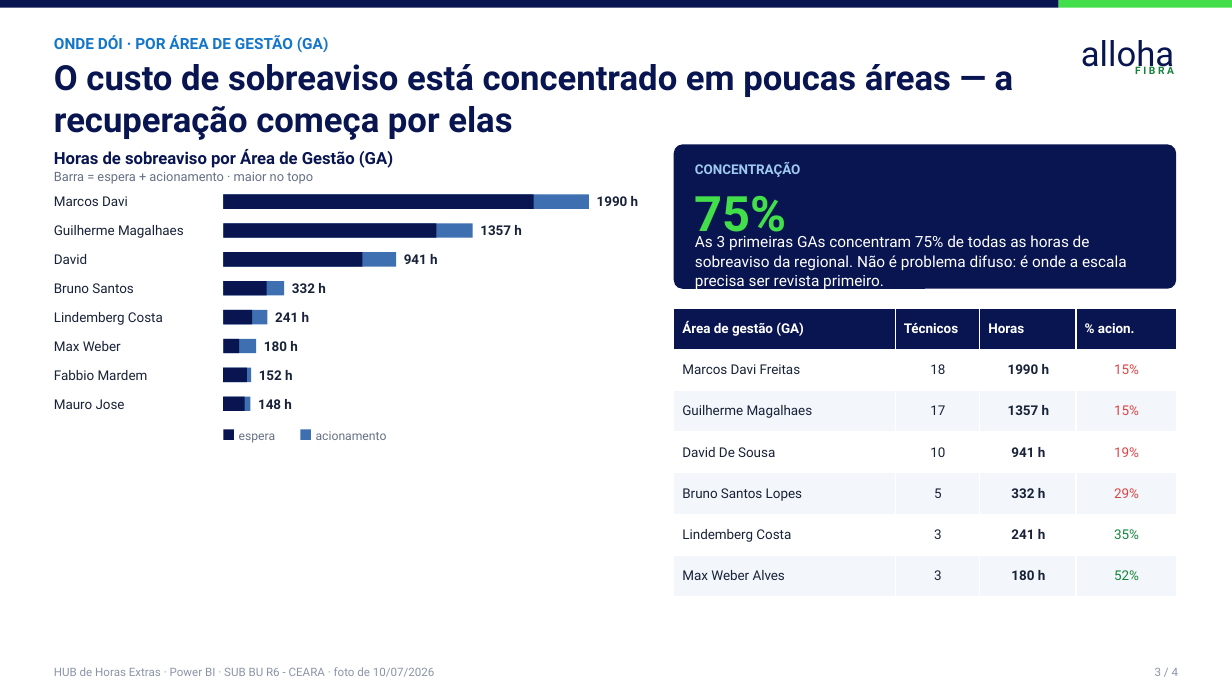
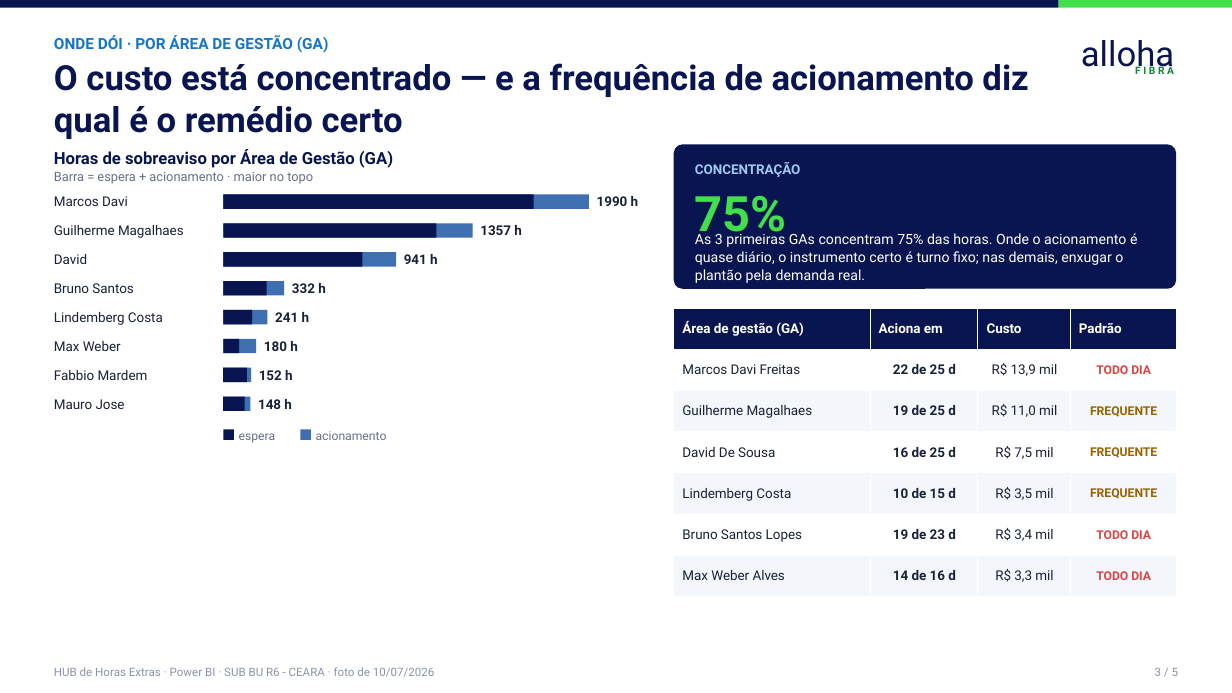
Before and after one commit to durthvader/megabrain, a slide deck: slide 3 of outputs/horas/Horas_Ceara_Executivo.pptx. Drawn at 1232x693 pixels with LibreOffice and Linux fonts; fonts in the diff are those of the drawing. Boxes give left, top, right and bottom in pixels: in the first picture for what was removed or moved away, otherwise in the second. Text is boxed around its words. In the diff, an @@ line names an element or a change of style, - is before the commit and + after.

```diff
--- a/outputs/horas/Horas_Ceara_Executivo.pptx
+++ b/outputs/horas/Horas_Ceara_Executivo.pptx
@@ text at (x1=54, y1=63, x2=1028, y2=139): text changed @@
-O custo de sobreaviso está concentrado em poucas áreas — a recuperação começa por elas
+O custo está concentrado — e a frequência de acionamento diz qual é o remédio certo
@@ text at (x1=695, y1=230, x2=1137, y2=283): text changed; size 12 to 11 pt @@
-As 3 primeiras GAs concentram 75% de todas as horas de sobreaviso da regional. Não é problema difuso: é onde a escala precisa ser revista primeiro.
+As 3 primeiras GAs concentram 75% das horas. Onde o acionamento é quase diário, o instrumento certo é turno fixo; nas demais, enxugar o plantão pela demanda real.
@@ table at (x1=674, y1=308, x2=1177, y2=596) @@
-row 1: Área de gestão (GA) | Técnicos | Horas | % acion.
+row 1: Área de gestão (GA) | Aciona em | Custo | Padrão
-row 2: Marcos Davi Freitas | 18 | 1990 h | 15%
+row 2: Marcos Davi Freitas | 22 de 25 d | R$ 13,9 mil | TODO DIA
-row 3: Guilherme Magalhaes | 17 | 1357 h | 15%
+row 3: Guilherme Magalhaes | 19 de 25 d | R$ 11,0 mil | FREQUENTE
-row 4: David De Sousa | 10 | 941 h | 19%
+row 4: David De Sousa | 16 de 25 d | R$ 7,5 mil | FREQUENTE
-row 5: Bruno Santos Lopes | 5 | 332 h | 29%
+row 5: Lindemberg Costa | 10 de 15 d | R$ 3,5 mil | FREQUENTE
-row 6: Lindemberg Costa | 3 | 241 h | 35%
+row 6: Bruno Santos Lopes | 19 de 23 d | R$ 3,4 mil | TODO DIA
-row 7: Max Weber Alves | 3 | 180 h | 52%
+row 7: Max Weber Alves | 14 de 16 d | R$ 3,3 mil | TODO DIA
@@ text at (x1=1155, y1=668, x2=1179, y2=676): text changed @@
-3 / 4
+3 / 5
```
Also in this commit, not shown: 3 other slides changed, 1 slide added, 7 other files.
